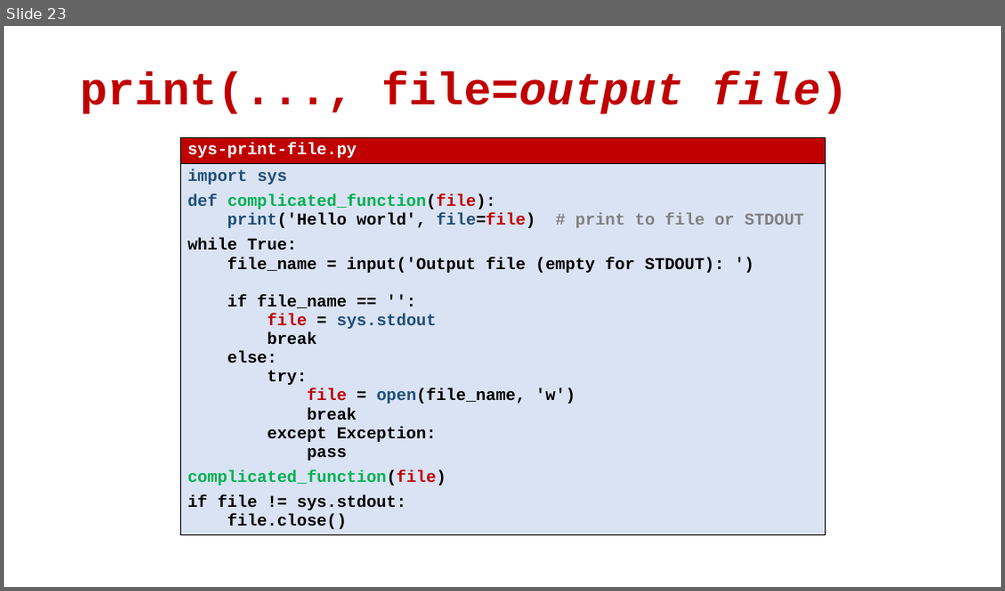
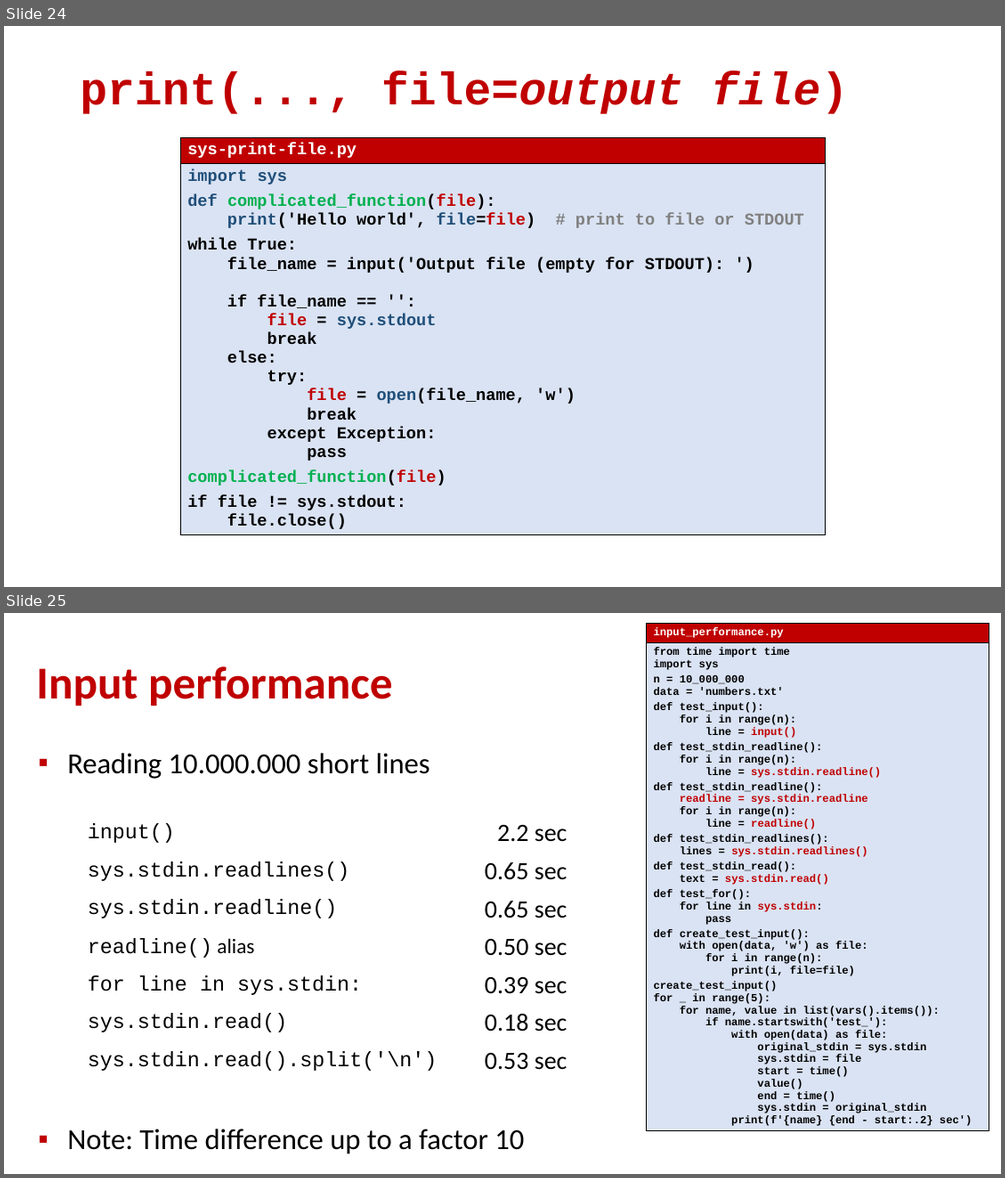
Before and after one commit to gsbrodal/gsbrodal.github.io, a slide deck: ipsa/slides/exceptions.pptx. Shown one above the other, each under a label of ours: slide 23 before the commit, slides 24 and 25 after it. The pictures are 1005x591 and 1005x1178 pixels, drawn with LibreOffice and Linux fonts; fonts in the diff are those of the drawing. Boxes give left, top, right and bottom in pixels: in the first picture for what was removed or moved away, otherwise in the second. Text is boxed around its words. In the diff, an @@ line names an element or a change of style, - is before the commit and + after.

```diff
--- a/ipsa/slides/exceptions.pptx
+++ b/ipsa/slides/exceptions.pptx
@@ slide 25 added at box(4, 613, 1001, 1174), background #FFFFFF @@
@@ table added at box(647, 624, 989, 1163), 2 rows, 1 columns @@
+input_performance.py
+from time import time / import sys / n = 10_000_000 / data = 'numbers.txt' / def test_input(): / for i in range(n): / line = input() / def test_stdin_readline(): / for i in range(n): / line = sys.stdin.readline() / def test_stdin_readline(): / readline = sys.stdin.readline / for i in range(n): / line = readline() / def test_stdin_readlines(): / lines = sys.stdin.readlines() / def test_stdin_read(): / text = sys.stdin.read() / def test_for(): / for line in sys.stdin: / pass / def create_test_input(): / with open(data, 'w') as file: / for i in range(n): / print(i, file=file) / create_test_input() / for _ in range(5): / for name, value in list(vars().items()): / if name.startswith('test_'): / with open(data) as file: / original_stdin = sys.stdin / sys.stdin = file / start = time() / value() / end = time() / sys.stdin = original_stdin / print(f'{name} {end - start:.2} sec')
@@ title added at box(36, 666, 393, 706), 44 pt, text #C00000, bold @@
+Input performance
@@ text added at box(67, 753, 524, 1154), 28 pt, text #000000 @@
+▪ Reading 10.000.000 short lines
+▪ Note: Time difference up to a factor 10
@@ table added at box(81, 814, 574, 1076), 7 rows, 2 columns @@
+input() | 2.2 sec
+sys.stdin.readlines() | 0.65 sec
+sys.stdin.readline() | 0.65 sec
+readline() alias | 0.50 sec
+for line in sys.stdin: | 0.39 sec
+sys.stdin.read() | 0.18 sec
+sys.stdin.read().split('\n') | 0.53 sec
@@ what was slide 23 is now slide 24 @@
```
Also in this commit, not shown: 1 slide changed, 5 other files.
